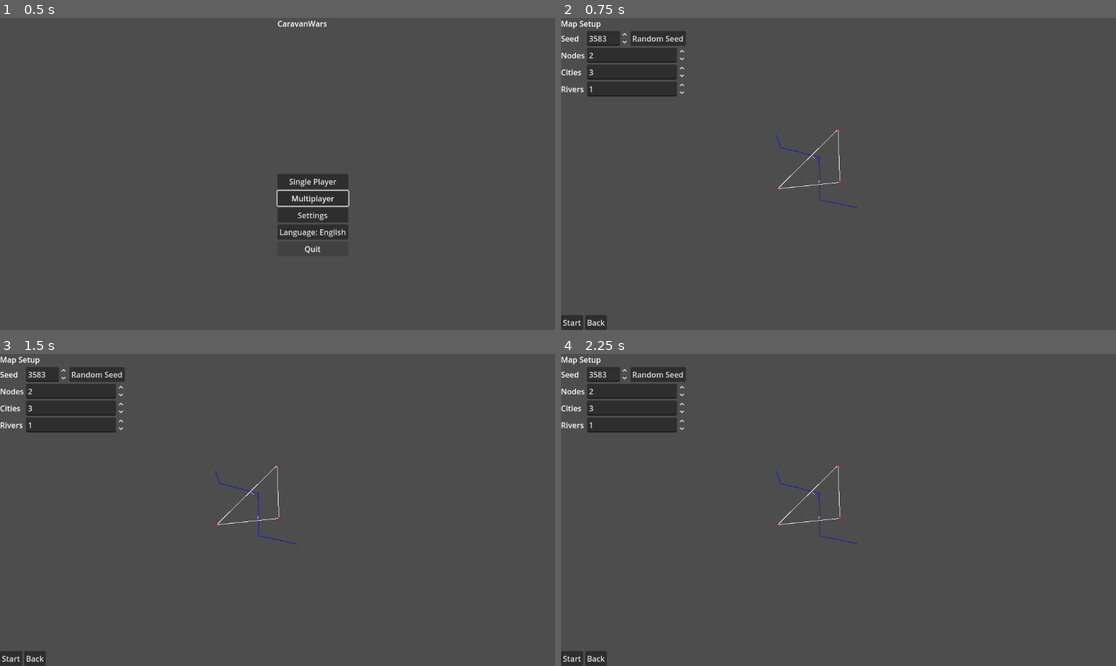
Above: before the commit, frames 1-4 (two rows, left to right).
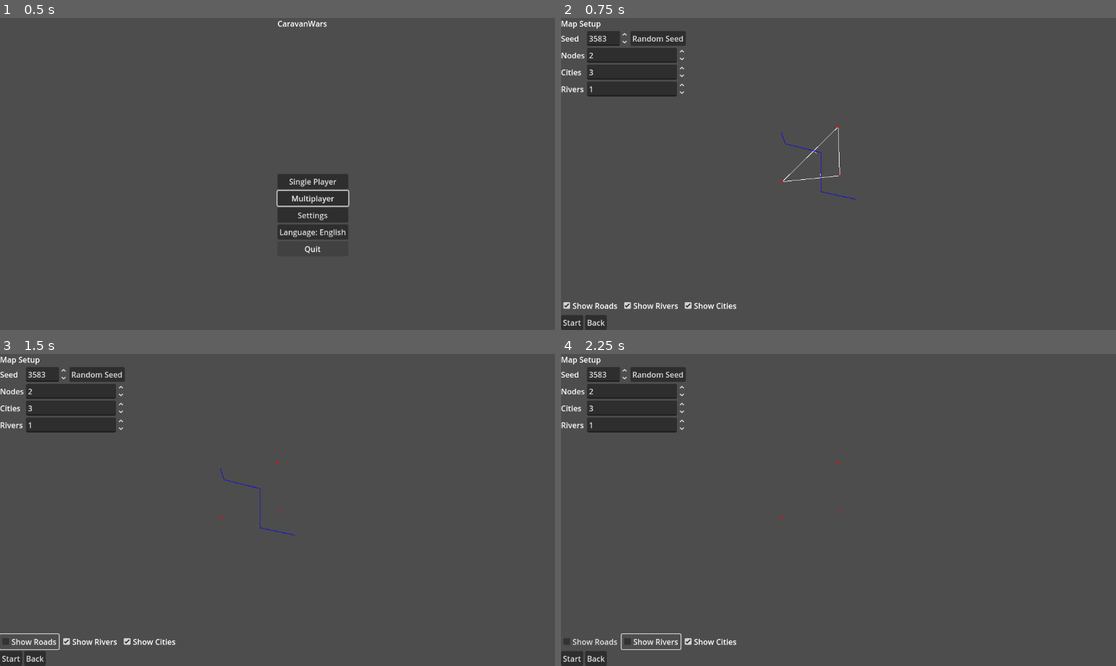
Above: after the commit, the same moments.

Repository: sepa79/CaravanWars
Game: Godot game, scene res://scenes/Main.tscn
The game is run twice, just before and just after one commit, with the same random seed, the same clock (stepped at 60 frames per second) and the same inputs.
Inputs (mouse positions are in pixels of both pictures, inside the frame that each line leads up to):
- Up to frame 1 (0.5 s): no input
- Up to frame 2 (0.75 s): click "Single Player" at 0.5 s
- Up to frame 3 (1.5 s): click (27, 641) at 1.25 s, where only the run after the commit has a clickable "Show Roads"
- Up to frame 4 (2.25 s): click (649, 641) at 2 s, where only the run after the commit has a clickable "Show Rivers"

Frame 1 is identical in both runs. In frame 2, 0.6% of the frame differs, in the area x 0-54%, y 34-94%; in frame 3, 0.6%; in frame 4, 0.6%.

Commit message:
Add layer toggle checkboxes for map preview

Diff:
--- a/game/i18n/en.cfg
+++ b/game/i18n/en.cfg
@@ -39,6 +39,9 @@
 setup.nodes="Nodes"
 setup.cities="Cities"
 setup.rivers="Rivers"
+setup.show_roads="Show Roads"
+setup.show_rivers="Show Rivers"
+setup.show_cities="Show Cities"
 setup.start="Start"
 
 errors.timeout="Connection timeout"
--- a/game/i18n/pl.cfg
+++ b/game/i18n/pl.cfg
@@ -39,6 +39,9 @@
 setup.nodes="Węzły"
 setup.cities="Miasta"
 setup.rivers="Rzeki"
+setup.show_roads="Pokaż drogi"
+setup.show_rivers="Pokaż rzeki"
+setup.show_cities="Pokaż miasta"
 setup.start="Start"
 
 errors.timeout="Przekroczono czas oczekiwania"
--- a/game/ui/MapSetupScreen.gd
+++ b/game/ui/MapSetupScreen.gd
@@ -13,6 +13,9 @@
 @onready var rivers_label: Label = $VBox/Params/RiversLabel
 @onready var rivers_spin: SpinBox = $VBox/Params/Rivers
 @onready var map_view: MapView = $VBox/MapView
+@onready var show_roads_check: CheckBox = $VBox/Layers/ShowRoads
+@onready var show_rivers_check: CheckBox = $VBox/Layers/ShowRivers
+@onready var show_cities_check: CheckBox = $VBox/Layers/ShowCities
 @onready var start_button: Button = $VBox/Buttons/Start
 @onready var back_button: Button = $VBox/Buttons/Back
 @onready var main_ui: VBoxContainer = $VBox
@@ -32,6 +35,12 @@
     nodes_spin.value_changed.connect(_on_params_changed)
     cities_spin.value_changed.connect(_on_params_changed)
     rivers_spin.value_changed.connect(_on_params_changed)
+    show_roads_check.toggled.connect(_on_show_roads_toggled)
+    show_rivers_check.toggled.connect(_on_show_rivers_toggled)
+    show_cities_check.toggled.connect(_on_show_cities_toggled)
+    map_view.set_show_roads(show_roads_check.button_pressed)
+    map_view.set_show_rivers(show_rivers_check.button_pressed)
+    map_view.set_show_cities(show_cities_check.button_pressed)
     _update_texts()
     _generate_map()
     _on_net_state_changed(Net.state)
@@ -43,6 +52,9 @@
     nodes_label.text = I18N.t("setup.nodes")
     cities_label.text = I18N.t("setup.cities")
     rivers_label.text = I18N.t("setup.rivers")
+    show_roads_check.text = I18N.t("setup.show_roads")
+    show_rivers_check.text = I18N.t("setup.show_rivers")
+    show_cities_check.text = I18N.t("setup.show_cities")
     start_button.text = I18N.t("setup.start")
     back_button.text = I18N.t("menu.back")
 
@@ -63,6 +75,15 @@
 
 func _on_params_changed(_value: float) -> void:
     _generate_map()
+
+func _on_show_roads_toggled(pressed: bool) -> void:
+    map_view.set_show_roads(pressed)
+
+func _on_show_rivers_toggled(pressed: bool) -> void:
+    map_view.set_show_rivers(pressed)
+
+func _on_show_cities_toggled(pressed: bool) -> void:
+    map_view.set_show_cities(pressed)
 
 func _on_random_seed_pressed() -> void:
     seed_spin.set_block_signals(true)
--- a/game/ui/MapSetupScreen.tscn
+++ b/game/ui/MapSetupScreen.tscn
@@ -60,6 +60,18 @@
 size_flags_vertical = 3
 script = ExtResource(2)
 
+[node name="Layers" type="HBoxContainer" parent="VBox"]
+size_flags_horizontal = 3
+
+[node name="ShowRoads" type="CheckBox" parent="VBox/Layers"]
+button_pressed = true
+
+[node name="ShowRivers" type="CheckBox" parent="VBox/Layers"]
+button_pressed = true
+
+[node name="ShowCities" type="CheckBox" parent="VBox/Layers"]
+button_pressed = true
+
 [node name="Buttons" type="HBoxContainer" parent="VBox"]
 size_flags_horizontal = 3
 
--- a/game/ui/MapView.gd
+++ b/game/ui/MapView.gd
@@ -9,6 +9,9 @@
 var zoom_level: float = 1.0
 var pan_offset: Vector2 = Vector2.ZERO
 var dragging: bool = false
+var show_roads: bool = true
+var show_rivers: bool = true
+var show_cities: bool = true
 
 func set_map_data(data: Dictionary) -> void:
     map_data = data
@@ -57,12 +60,27 @@
     var draw_scale: float = base_scale * zoom_level
     var offset: Vector2 = _base_offset(base_scale) - pan_offset * draw_scale
     var roads: Dictionary = map_data.get("roads", {})
-    for edge in roads.get("edges", {}).values():
-        var pts: PackedVector2Array = edge.polyline
-        for i in range(pts.size() - 1):
-            draw_line(pts[i] * draw_scale + offset, pts[i + 1] * draw_scale + offset, Color.WHITE, 1.0)
-    for river in map_data.get("rivers", []):
-        for i in range(river.size() - 1):
-            draw_line(river[i] * draw_scale + offset, river[i + 1] * draw_scale + offset, Color.BLUE, 1.0)
-    for city in map_data.get("cities", []):
-        draw_circle(city * draw_scale + offset, 2.0, Color.RED)
+    if show_roads:
+        for edge in roads.get("edges", {}).values():
+            var pts: PackedVector2Array = edge.polyline
+            for i in range(pts.size() - 1):
+                draw_line(pts[i] * draw_scale + offset, pts[i + 1] * draw_scale + offset, Color.WHITE, 1.0)
+    if show_rivers:
+        for river in map_data.get("rivers", []):
+            for i in range(river.size() - 1):
+                draw_line(river[i] * draw_scale + offset, river[i + 1] * draw_scale + offset, Color.BLUE, 1.0)
+    if show_cities:
+        for city in map_data.get("cities", []):
+            draw_circle(city * draw_scale + offset, 2.0, Color.RED)
+
+func set_show_roads(value: bool) -> void:
+    show_roads = value
+    queue_redraw()
+
+func set_show_rivers(value: bool) -> void:
+    show_rivers = value
+    queue_redraw()
+
+func set_show_cities(value: bool) -> void:
+    show_cities = value
+    queue_redraw()
